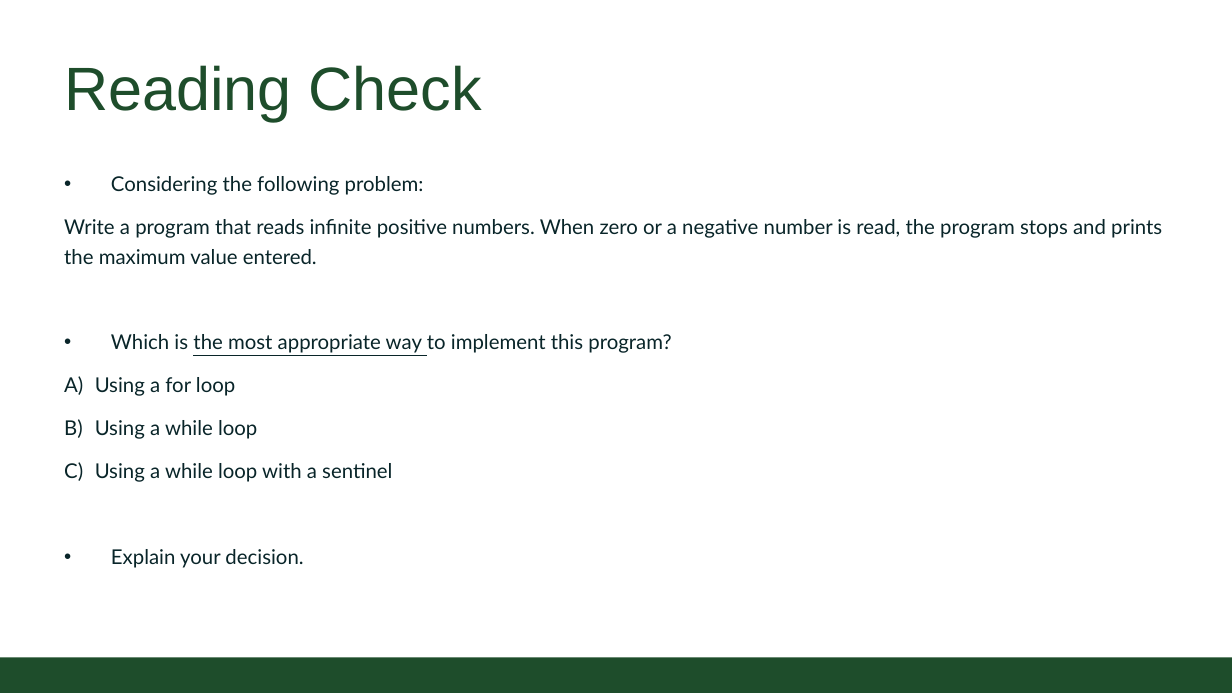
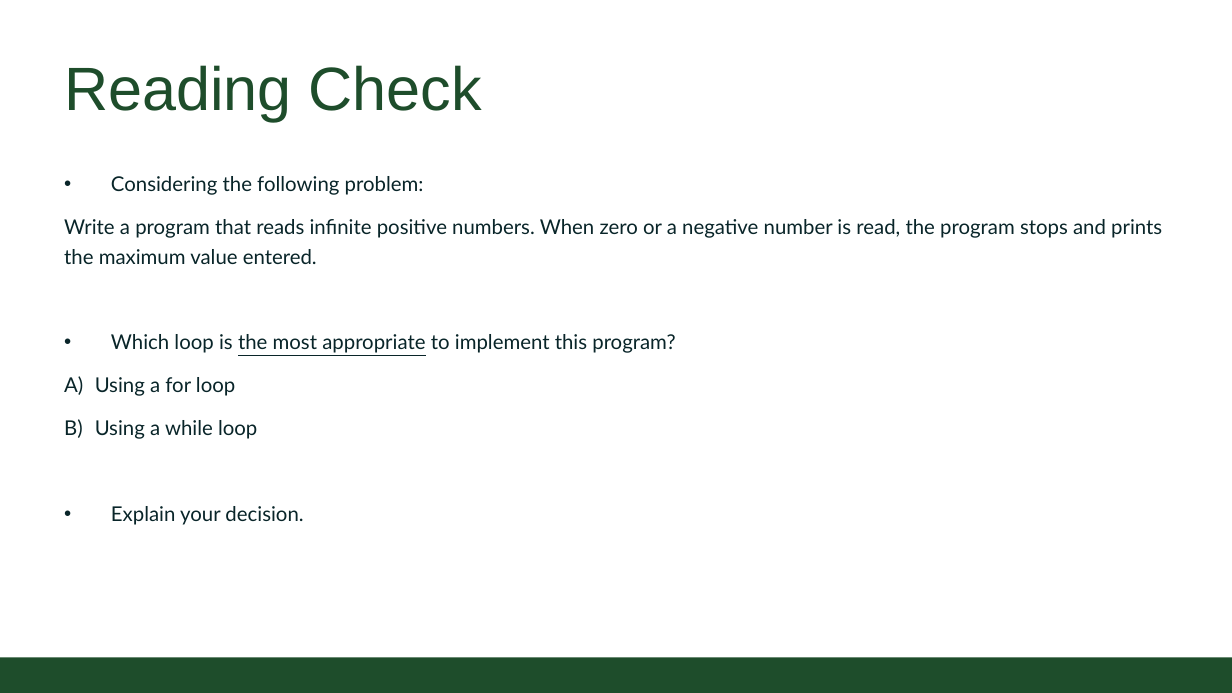
Before and after one commit to CSU-CompSci-CS163-4/Handouts, a slide deck: slide 6 of slides/On-Campus/06_02_MoreLoops.pptx (slide 5 before the commit). Drawn at 1232x693 pixels with LibreOffice and Linux fonts; fonts in the diff are those of the drawing; background and template pictures are left out. Boxes give left, top, right and bottom in pixels: in the first picture for what was removed or moved away, otherwise in the second. Text is boxed around its words. In the diff, an @@ line names an element or a change of style, - is before the commit and + after.

```diff
--- a/slides/On-Campus/06_02_MoreLoops.pptx
+++ b/slides/On-Campus/06_02_MoreLoops.pptx
@@ text at (x1=111, y1=334, x2=675, y2=353): text changed @@
-• Which is the most appropriate way to implement this program?
+• Which loop is the most appropriate to implement this program?
@@ text at (x1=95, y1=463, x2=392, y2=482): paragraph removed @@
-C) Using a while loop with a sentinel
```
Also in this commit, not shown: 4 other slides changed, 1 other file.
